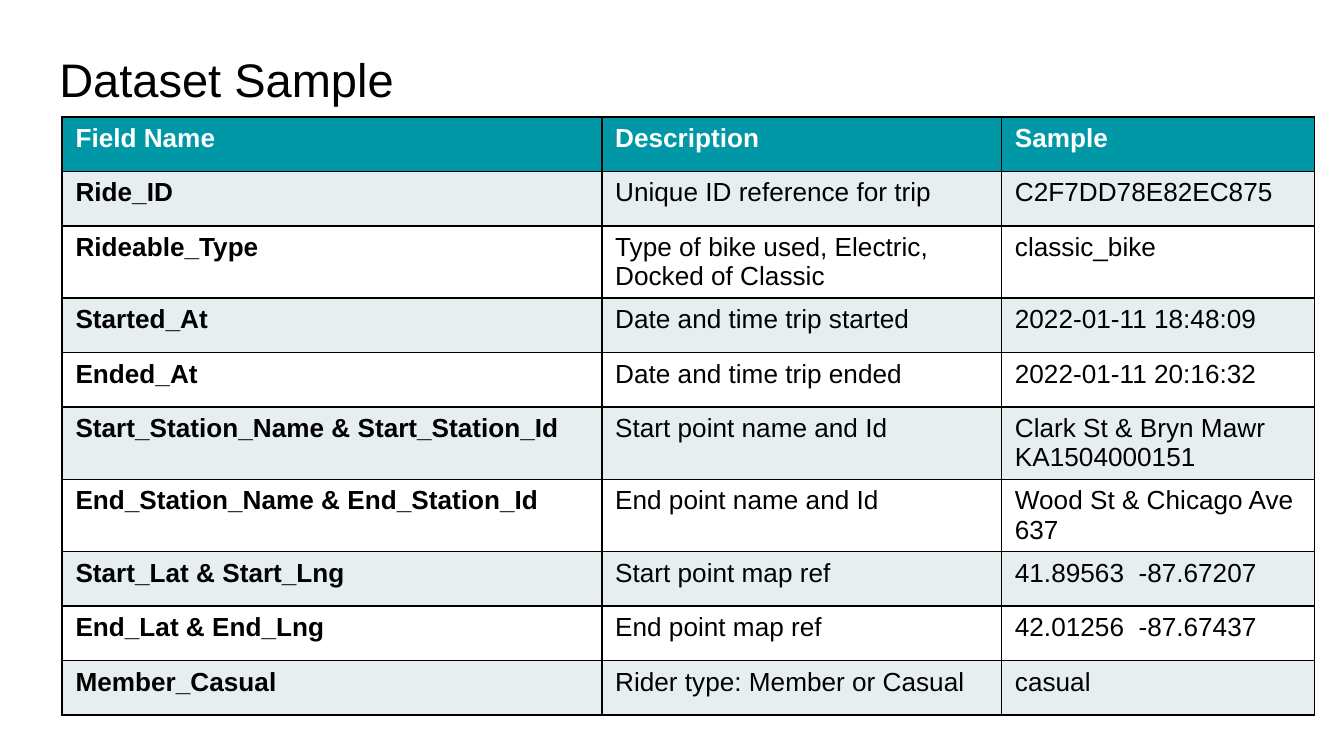
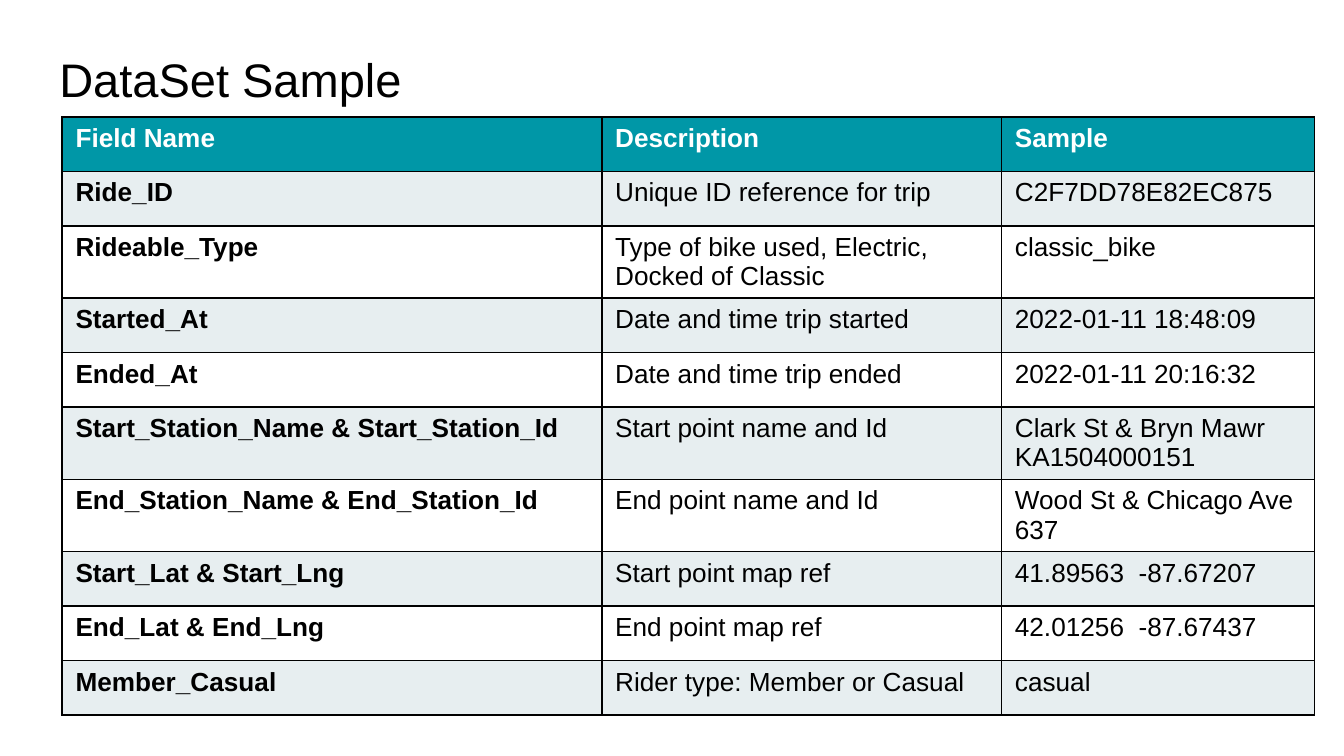
Before and after one commit to GitH2018/CC_DataAnalysis_Cyclistic.github.io, a slide deck: slide 7 of Data Analysis - Bike Trips_Readonly.ppsx. Drawn at 1344x756 pixels with LibreOffice and Linux fonts; fonts in the diff are those of the drawing. Boxes give left, top, right and bottom in pixels: in the first picture for what was removed or moved away, otherwise in the second. Text is boxed around its words. In the diff, an @@ line names an element or a change of style, - is before the commit and + after.

```diff
--- a/Data Analysis - Bike Trips_Readonly.ppsx
+++ b/Data Analysis - Bike Trips_Readonly.ppsx
@@ title at (59,63,401,106): text changed @@
-Dataset Sample
+DataSet Sample
```
Also in this commit, not shown: 11 other slides changed.
